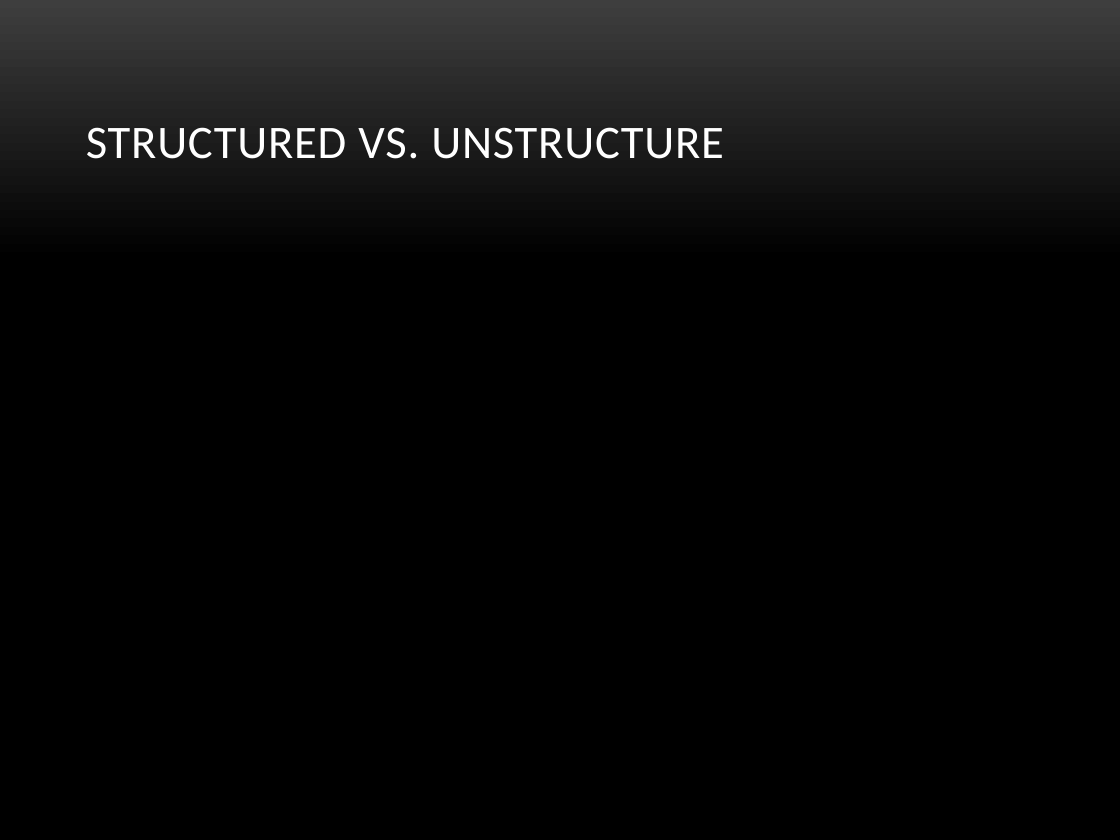
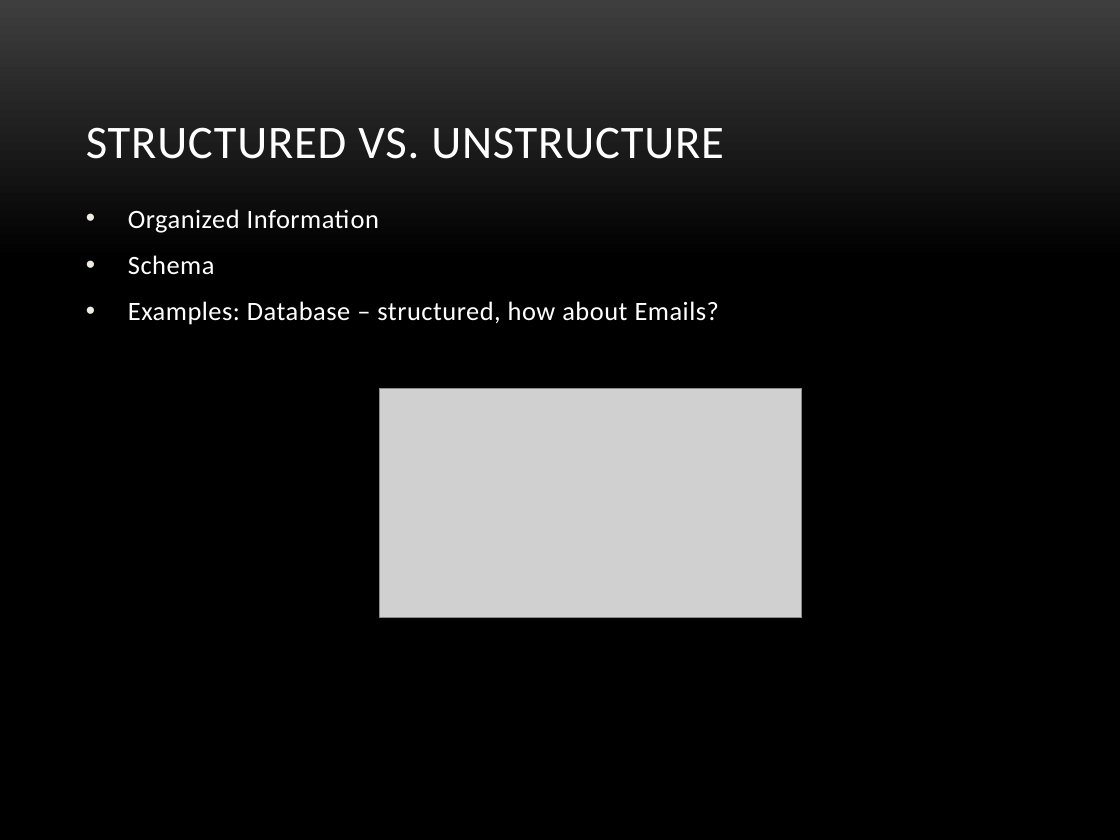
Before and after one commit to veravira/data-logger, a slide deck: slide 4 of es.pptx. Drawn at 1120x840 pixels with LibreOffice and Linux fonts; fonts in the diff are those of the drawing; grey boxes stand for pictures; background and template pictures are left out. Boxes give left, top, right and bottom in pixels: in the first picture for what was removed or moved away, otherwise in the second. Text is boxed around its words. In the diff, an @@ line names an element or a change of style, - is before the commit and + after.

```diff
--- a/es.pptx
+++ b/es.pptx
@@ text added at (128,209,719,325), 17 pt, text #FFFFFF @@
+• Organized Information
+• Schema
+• Examples: Database – structured, how about Emails?
@@ picture added at (380,389,802,618) @@
```
Also in this commit, not shown: 4 other slides changed, 1 slide removed, 1 other file.
